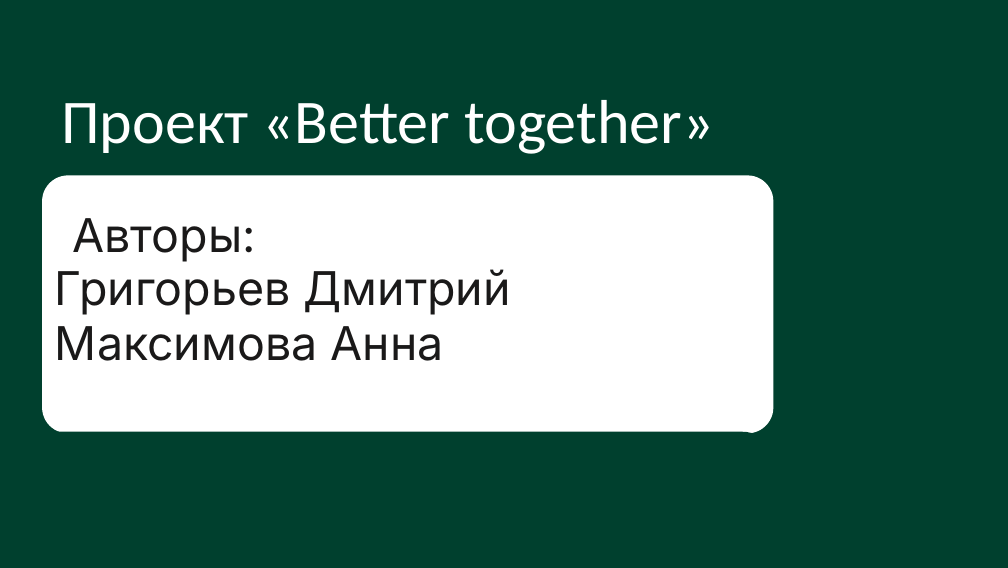
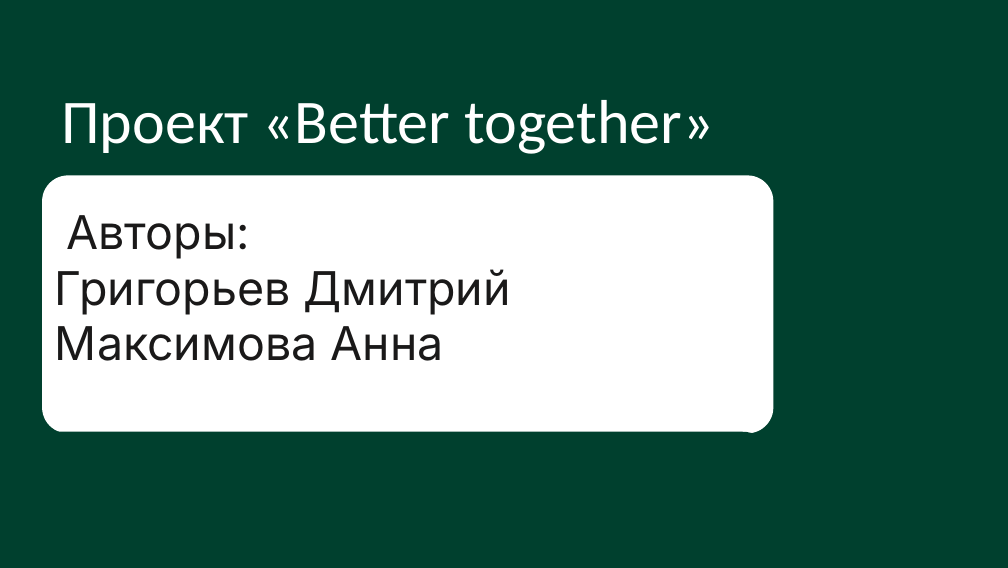
Before and after one commit to Anechka456/PyGame_project, a slide deck: slide 1 of data/Presentation_and_note/Better_together.pptx. Drawn at 1008x568 pixels with LibreOffice and Linux fonts; fonts in the diff are those of the drawing; background and template pictures are left out. Boxes give left, top, right and bottom in pixels: in the first picture for what was removed or moved away, otherwise in the second. Text is boxed around its words. In the diff, an @@ line names an element or a change of style, - is before the commit and + after.

```diff
--- a/data/Presentation_and_note/Better_together.pptx
+++ b/data/Presentation_and_note/Better_together.pptx
@@ title "Авторы:": place and size @@
-title "Авторы:" at bbox=[72, 218, 255, 262]
+title "Авторы:" at bbox=[67, 215, 250, 259]
```
Also in this commit, not shown: 6 other slides changed, 2 slides removed, 6 other files.
